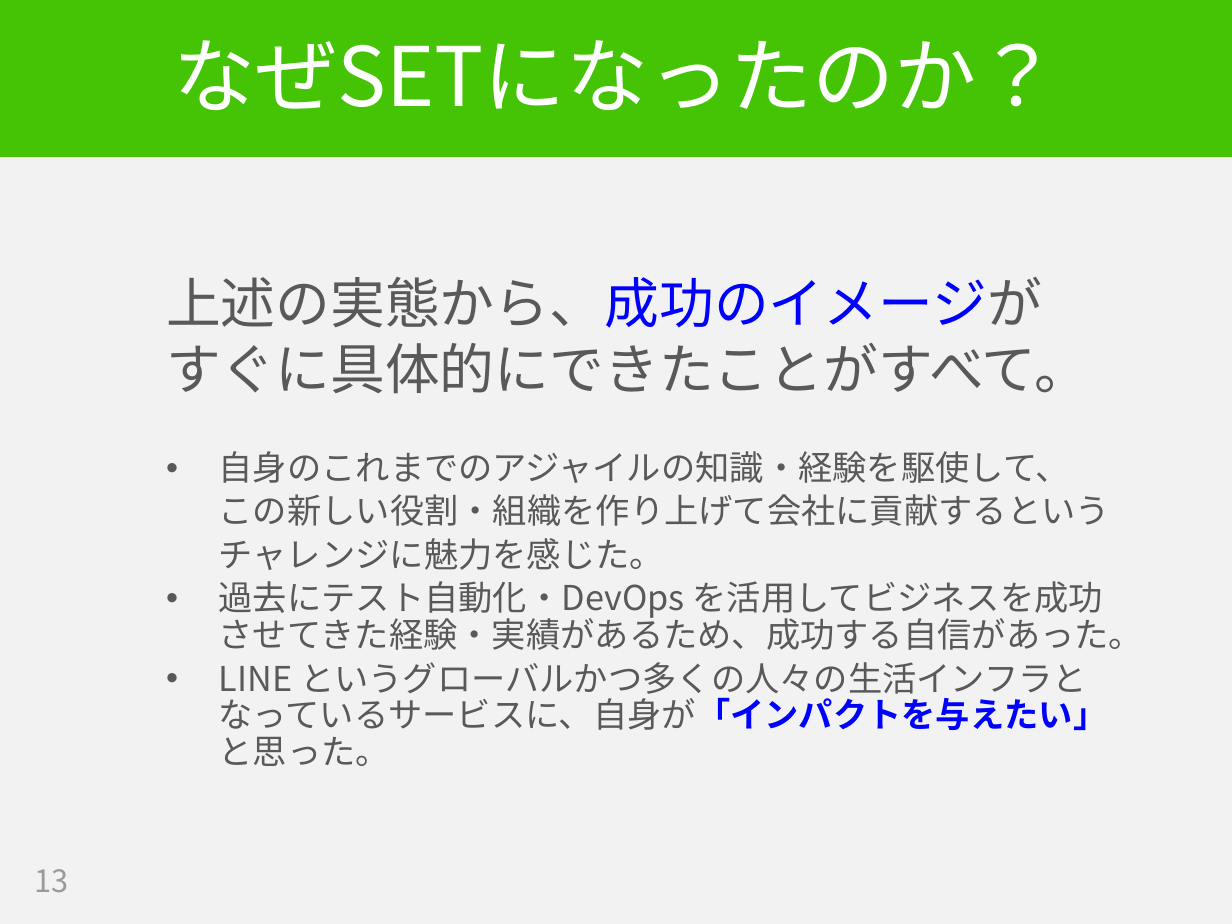
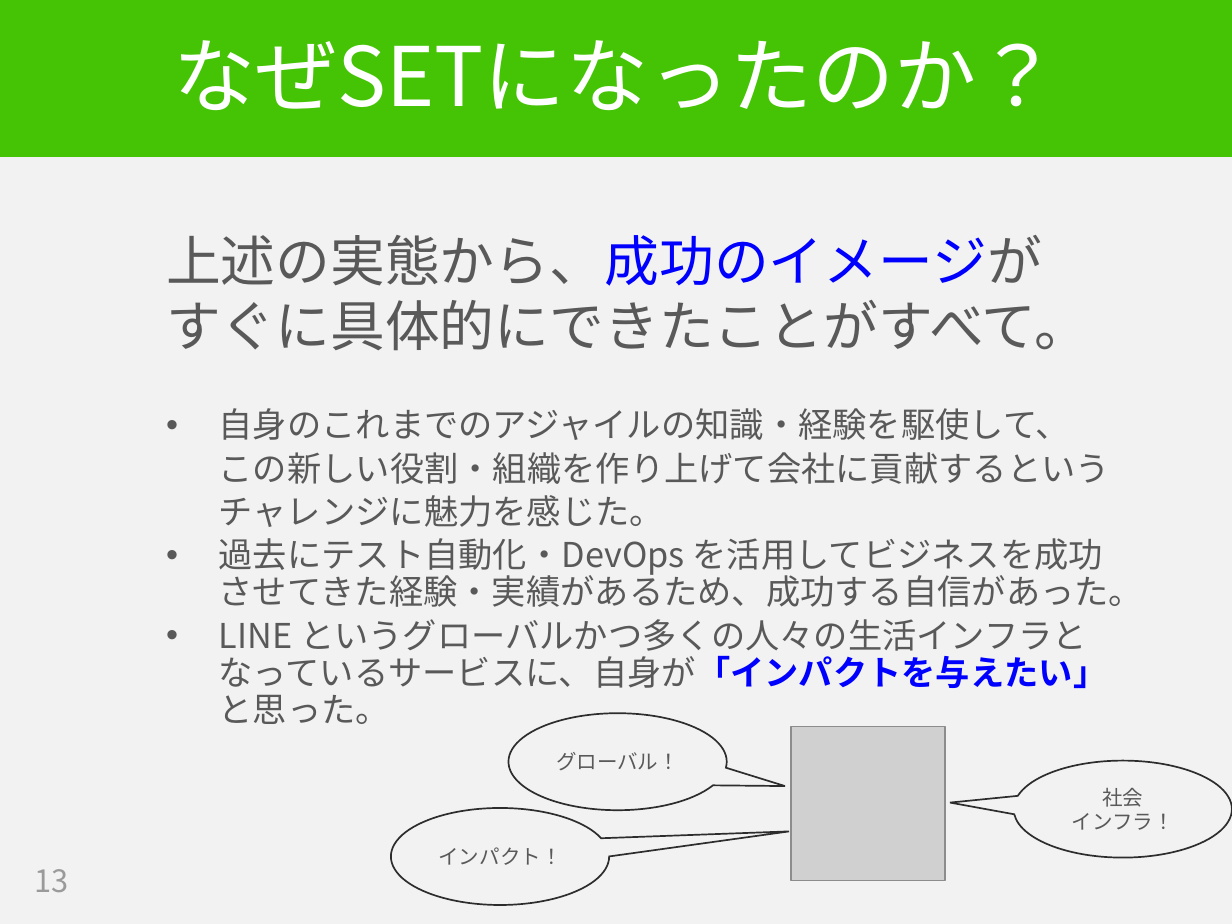
Before and after one commit to hageyahhoo/RSGT2018, a slide deck: slide 13 of SET_at_LINE_ja.pptx. Drawn at 1232x924 pixels with LibreOffice and Linux fonts; fonts in the diff are those of the drawing; grey boxes stand for pictures. Boxes give left, top, right and bottom in pixels: in the first picture for what was removed or moved away, otherwise in the second. Text is boxed around its words. In the diff, an @@ line names an element or a change of style, - is before the commit and + after.

```diff
--- a/SET_at_LINE_ja.pptx
+++ b/SET_at_LINE_ja.pptx
@@ text "上述の実態から、成功のイメージが" at (166,235,1143,724): vertical alignment middle to top @@
@@ speech bubble added at (509,713,727,811), outline #2C2C2C 1 pt, 12 pt, text #595959 @@
+グローバル！
@@ picture added at (791,727,945,881) @@
@@ speech bubble added at (1014,760,1232,857), outline #2C2C2C 1 pt, 12 pt, text #595959 @@
+社会
+インフラ！
@@ speech bubble added at (391,808,609,906), outline #2C2C2C 1 pt, 12 pt, text #595959 @@
+インパクト！
```
Also in this commit, not shown: 7 other slides changed, 16 slides added, 4 slides removed.
